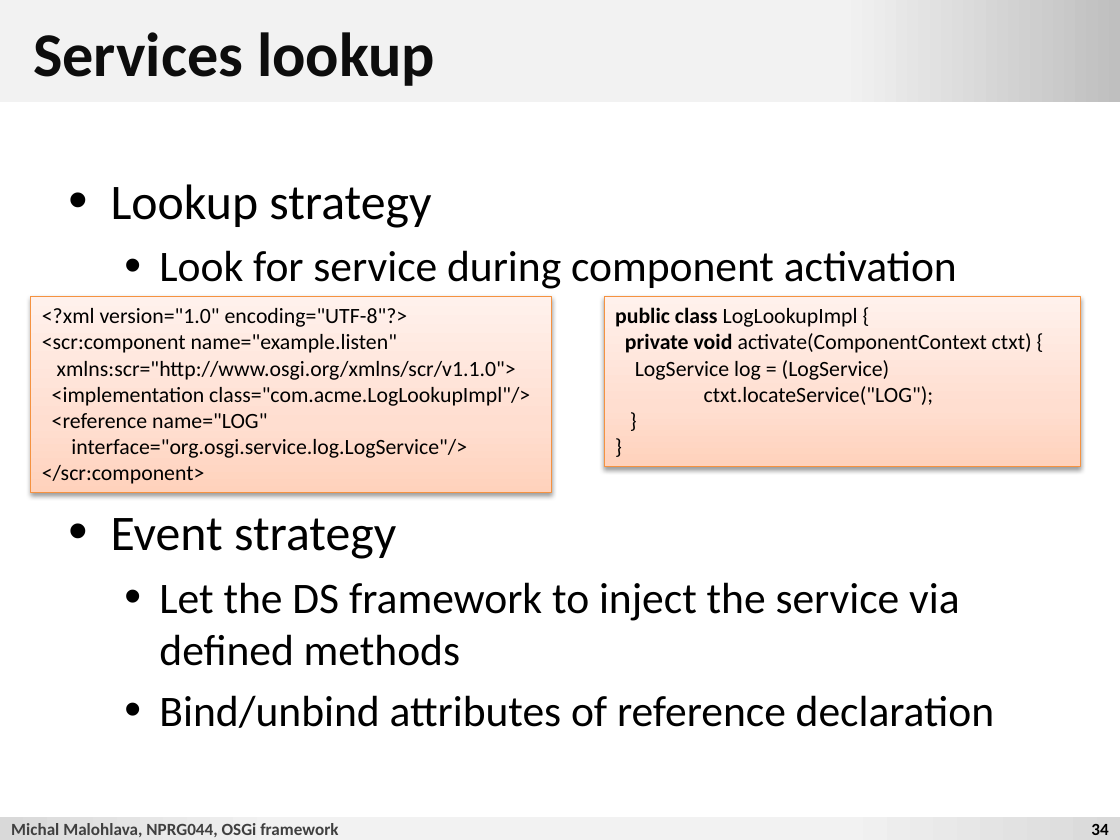
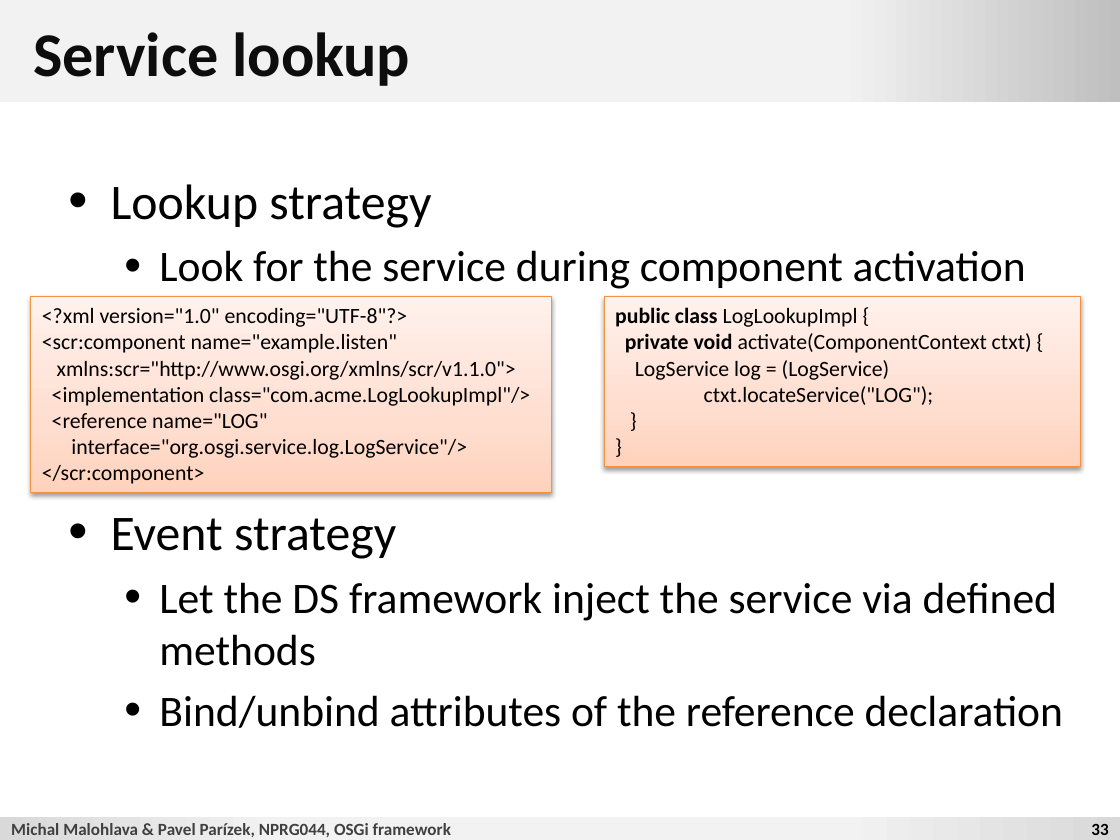
Before and after one commit to d3slect/nprg044-eclipse-platform, a slide deck: slide 33 of slides/2012-13/01-osgi/01-osgi.pptx (slide 34 before the commit). Drawn at 1120x840 pixels with LibreOffice and Linux fonts; fonts in the diff are those of the drawing; background and template pictures are left out. Boxes give left, top, right and bottom in pixels: in the first picture for what was removed or moved away, otherwise in the second. Text is boxed around its words. In the diff, an @@ line names an element or a change of style, - is before the commit and + after.

Commit message:
osgi

```diff
--- a/slides/2012-13/01-osgi/01-osgi.pptx
+++ b/slides/2012-13/01-osgi/01-osgi.pptx
@@ title at (33,32,410,86): text changed @@
-Services lookup
+Service lookup
@@ text at (159,250,1026,289): text changed @@
-  • Look for service during component activation
+  • Look for the service during component activation
@@ text at (159,582,1063,728): text changed @@
-  • Let the DS framework to inject the service via defined methods
-  • Bind/unbind attributes of reference declaration
+  • Let the DS framework inject the service via defined methods
+  • Bind/unbind attributes of the reference declaration
@@ text at (11,823,451,837): text changed @@
-Michal Malohlava, NPRG044, OSGi framework
+Michal Malohlava & Pavel Parízek, NPRG044, OSGi framework
@@ page number at (1091,824,1108,835): text changed @@
-34
+33
```
Also in this commit, not shown: 41 other slides changed, 2 slides removed, 58 other files.
